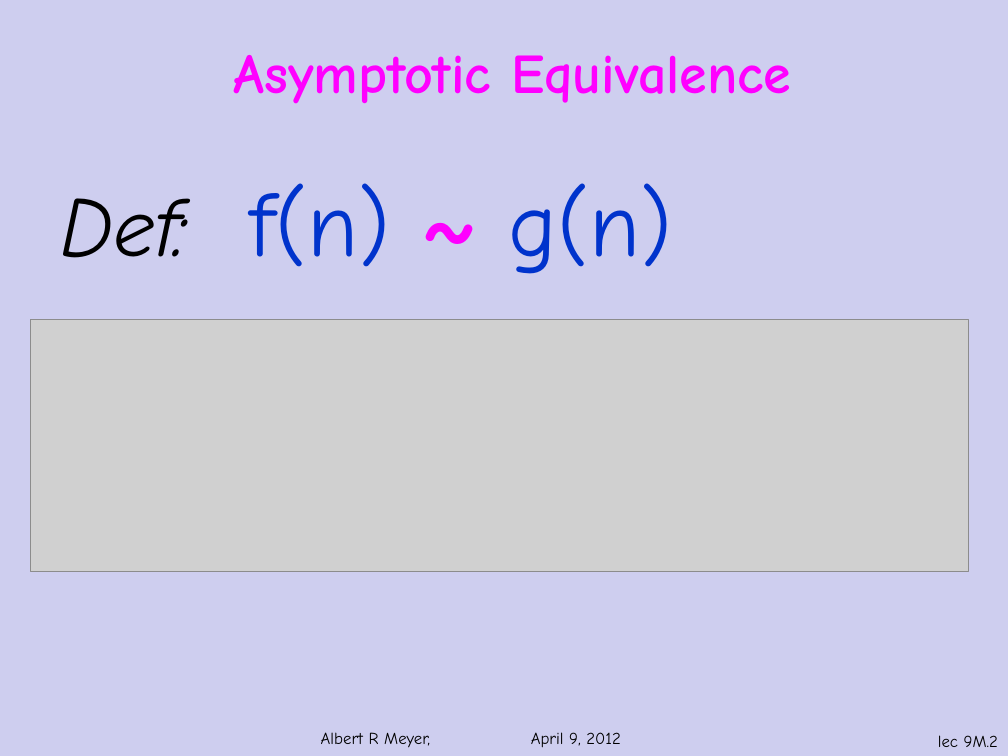
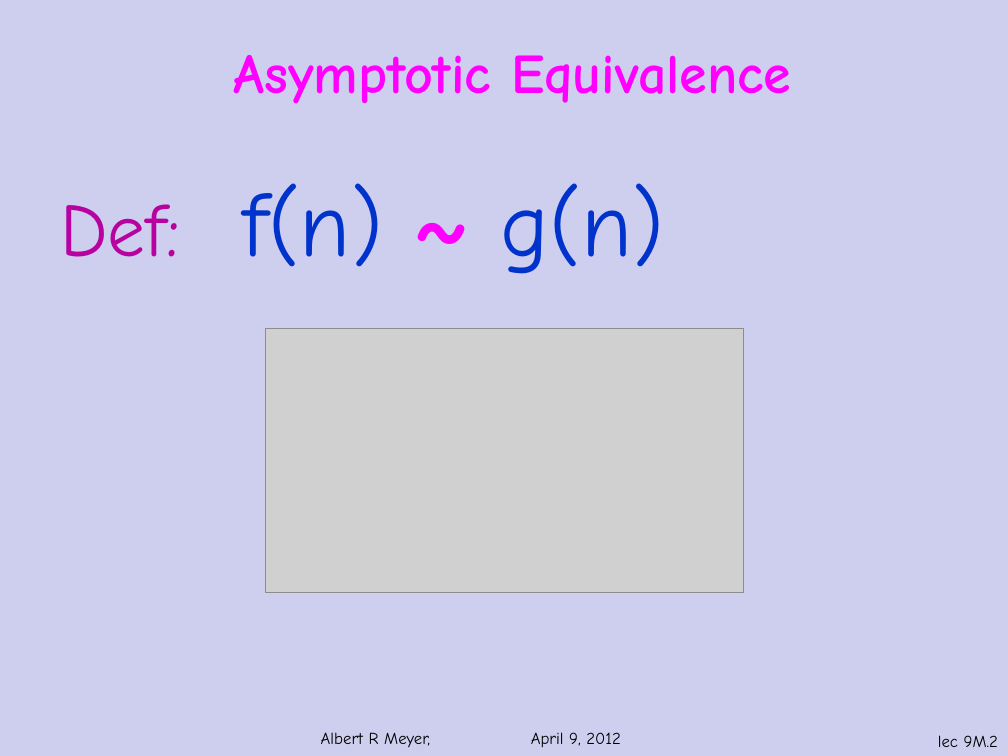
Before and after one commit to armeyer/mcs_web, a slide deck: slide 2 of spring12/slidesS12/asymptotics.pptx. Drawn at 1008x756 pixels with LibreOffice and Linux fonts; fonts in the diff are those of the drawing; grey boxes stand for pictures; background and template pictures are left out. Boxes give left, top, right and bottom in pixels: in the first picture for what was removed or moved away, otherwise in the second. Text is boxed around its words. In the diff, an @@ line names an element or a change of style, - is before the commit and + after.

```diff
--- a/spring12/slidesS12/asymptotics.pptx
+++ b/spring12/slidesS12/asymptotics.pptx
@@ text "Def: f(n) ~ g(n)" at (60,183,665,274): size 60 to 54 pt, text colour #000000 to #B702A0, italic off in "Def:" @@
@@ picture removed at (30,320,969,572) @@
@@ picture added at (266,329,744,593) @@
```
Also in this commit, not shown: 4 other slides changed.
